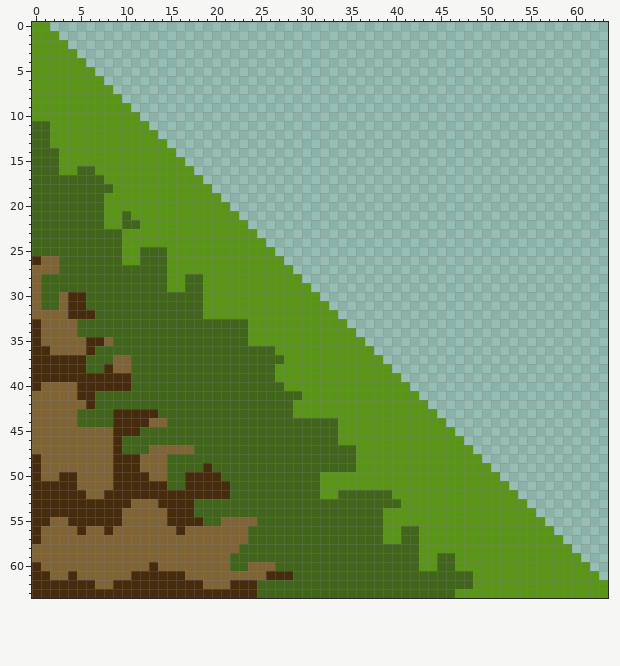
A pixel-art sprite gets an edit: sandbox/Assets/Sprites/Tiles/Ground/Ground25.png. This is how it looked before the edit.
The file is 64x64 pixels.
The same view after the edit:
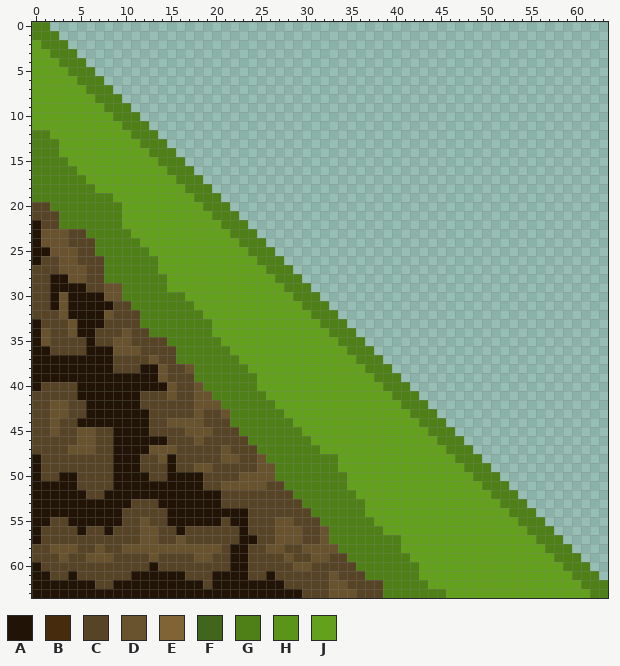
Palette (. is transparent): A #211406  B #462b0c  C #574426  D #69522e  E #806436  F #41651b  G #4f8017  H #5a951a  J #63a11d
What changed:
Changed rows in their new state; - is an unchanged pixel.
first column x 0:
 0 GG--------------------------------------------------------------
 1 GGG-------------------------------------------------------------
 2 JGGG------------------------------------------------------------
 3 JJGGG-----------------------------------------------------------
 4 JJJGGG----------------------------------------------------------
 5 JJJJGGG---------------------------------------------------------
 6 JJJJJGGG--------------------------------------------------------
 7 JJJJJJGGG-------------------------------------------------------
 8 JJJJJJJGGG------------------------------------------------------
 9 JJJJJJJJGGG-----------------------------------------------------
10 JJJJJJJJJGGG----------------------------------------------------
11 JJJJJJJJJJGGG---------------------------------------------------
12 GGJJJJJJJJJGGG--------------------------------------------------
13 GGGJJJJJJJJJGGG-------------------------------------------------
14 GGGJJJJJJJJJJGGG------------------------------------------------
15 GGGGJJJJJJJJJJGGG-----------------------------------------------
16 GGGGGJJJJJJJJJJGGG----------------------------------------------
17 GGGGGGJJJJJJJJJJGGG---------------------------------------------
18 GGGGGGGJJJJJJJJJJGGG--------------------------------------------
19 GGGGGGGGGJJJJJJJJJGGG-------------------------------------------
20 CCGGGGGGGGJJJJJJJJJGGG------------------------------------------
21 CCCGGGGGGGJJJJJJJJJJGGG-----------------------------------------
22 ACCGGGGGGGJJJJJJJJJJJGGG----------------------------------------
23 ADDDCCGGGGGJJJJJJJJJJJGGG---------------------------------------
24 ADDDCCCGGGGGJJJJJJJJJJJGGG--------------------------------------
25 AADDDCCGGGGGGJJJJJJJJJJJGGG-------------------------------------
26 ACCDDCCCGGGGGGJJJJJJJJJJJGGG------------------------------------
27 CCCDDDCCGGGGGGJJJJJJJJJJJJGGG-----------------------------------
28 CCAADDCCGGGGGGGJJJJJJJJJJJJGGG----------------------------------
29 CCAAAACCDDGGGGGJJJJJJJJJJJJJGGG---------------------------------
30 CCADAAAADDGGGGGGGJJJJJJJJJJJJGGG--------------------------------
31 CCADAAAAACCGGGGGGGJJJJJJJJJJJJGGG-------------------------------
32 CCCDAAAADCCCGGGGGGGJJJJJJJJJJJJGGG------------------------------
33 ACCCDAAACCCCGGGGGGGGJJJJJJJJJJJJGGG-----------------------------
34 ADCCDAACCCDCCGGGGGGGJJJJJJJJJJJJJGGG----------------------------
35 ADCCCCACCDDCCCCGGGGGGJJJJJJJJJJJJJGGG---------------------------
36 AACCCCAAADDDCCCCGGGGGGJJJJJJJJJJJJJGGG--------------------------
37 AAAAAAAAACCCCDCCGGGGGGGJJJJJJJJJJJJJGGG-------------------------
38 AAAAAAAAACCCAADCCDGGGGGGJJJJJJJJJJJJJGGG------------------------
39 AAAAAAAAAAAAAADCCCGGGGGGGJJJJJJJJJJJJJGGG-----------------------
40 ACCCCAAAAAAAAAADCCDGGGGGGJJJJJJJJJJJJJJGGG----------------------
41 CCCCCAAAAAAACCCDCCDDGGGGGGJJJJJJJJJJJJJJGGG---------------------
42 CCDDCCAAAAAACCCCCCDDDGGGGGGJJJJJJJJJJJJJJGGG--------------------
43 CCDDCCAAAAAAACCCCCDCCDGGGGGGJJJJJJJJJJJJJJGGG-------------------
44 CCDCCAAAAAAAACCDDDDCCCGGGGGGGJJJJJJJJJJJJJJGGG------------------
45 CCDCCDDCCAAAACCCCDDDCCCGGGGGGGJJJJJJJJJJJJJJGGG-----------------
46 CCCCCDDCCAAAAAACCCDCCCCCGGGGGGGJJJJJJJJJJJJJJGGG----------------
47 CCCCDDDCCAAAADDDCCCCCDCCCGGGGGGGJJJJJJJJJJJJJJGGG---------------
48 ACCCCCCCCAAACCDACCCCCDDCCDGGGGGGGGJJJJJJJJJJJJJGGG--------------
49 ACCCCCCCCAAACCCACCDDCCCCCDDGGGGGGGJJJJJJJJJJJJJJGGG-------------
50 ACCAACCCCAAAACCAAAACCCCDDDDGGGGGGGGJJJJJJJJJJJJJJGGG------------
51 AAAAACCCCAAAAAAAAAACCDDDDDCCGGGGGGGJJJJJJJJJJJJJJJGGG-----------
52 AAAAAACCAAAAAAAAAAAAACCCCCCCCGGGGGGGJJJJJJJJJJJJJJJGGG----------
53 AAAAAAAAAAACCCAAAAAAACCCCCCCCCGGGGGGGJJJJJJJJJJJJJJJGGG---------
54 AAAAAAAAAACCCCCAAAAAAAAACCCCCCCGGGGGGJJJJJJJJJJJJJJJJGGG--------
55 AACCAAAAAACCDCCAAAAAACAACCCDDCCCGGGGGGJJJJJJJJJJJJJJJJGGG-------
56 ACCCCACCACCCDDCCACCCCCCACCCDDDCCDGGGGGGJJJJJJJJJJJJJJJJGGG------
57 ACCCCCCCCCCCDDCCDCCCCCCAACCDDDCCDGGGGGGGGJJJJJJJJJJJJJJJGGG-----
58 CCDDDCCDCCDDDDDDDDDDDCAACCDDCCDDDDGGGGGGGJJJJJJJJJJJJJJJJGGG----
59 CCCDCCDDDCCCCDCCCCDDCCAACCCCDCCDDCCGGGGGGGJJJJJJJJJJJJJJJJGGG---
60 ACCCCCCCCCCCCACCCCCCCCAACCCCCDDCCCCCGGGGGGGJJJJJJJJJJJJJJJJGGG--
61 AACCACCCCCCAAAAAACCCAAAACCACCCCCCDCCCGGGGGGJJJJJJJJJJJJJJJJJGGG-
62 AAAAAAACCAAAAAAAAAACAAAAAAAACCCCCDDCCCCGGGGGJJJJJJJJJJJJJJJJJGGG
63 AAAAAAAAAAAAAAAAAAAAAAAAAAAAAACCCDDDCCCGGGGGGGJJJJJJJJJJJJJJJJGG
Pixel boxes of the changes (left, top, right, bottom) in both pictures:
changed: (32, 22, 608, 598)
